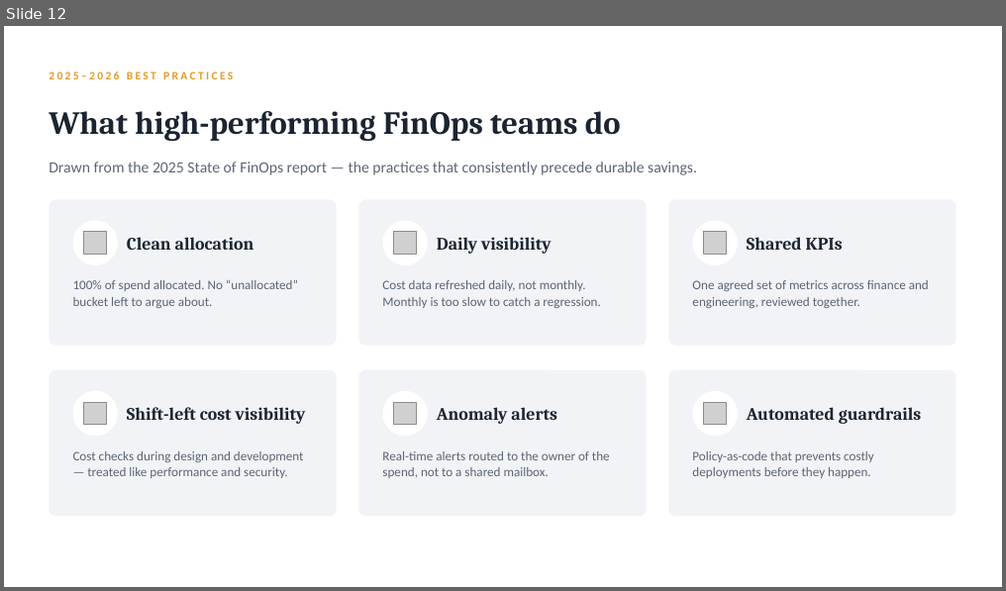
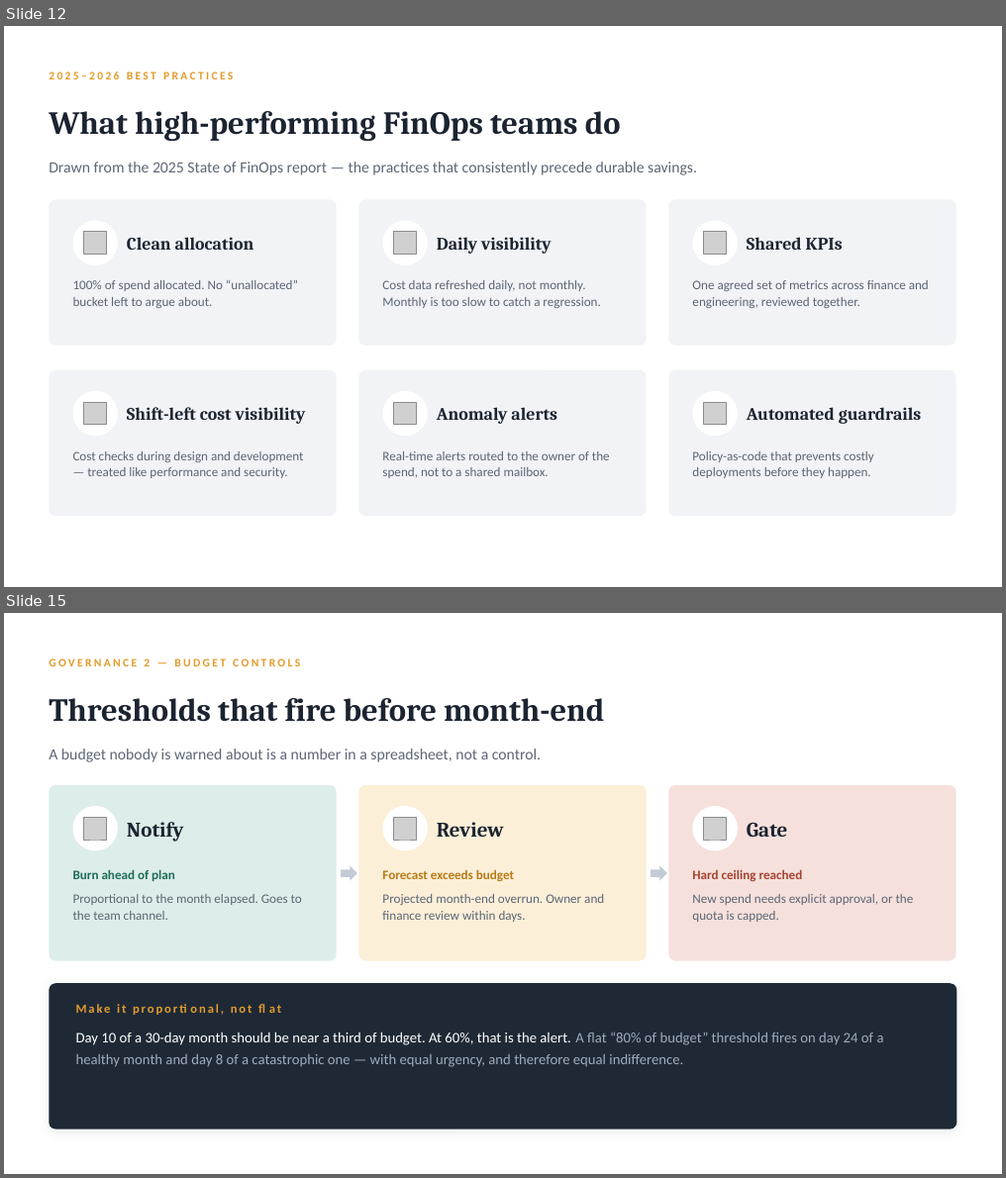
Before and after one commit to arielga5-code/Finops, a slide deck: presentations/finops-gaining-visibility-cfo.pptx. Shown one above the other, each under a label of ours: slide 12 before the commit, slides 12 and 15 after it; the slides between them are not shown. The pictures are 1006x591 and 1006x1178 pixels, drawn with LibreOffice and Linux fonts; fonts in the diff are those of the drawing; grey boxes stand for pictures. Boxes give left, top, right and bottom in pixels: in the first picture for what was removed or moved away, otherwise in the second. Text is boxed around its words. In the diff, an @@ line names an element or a change of style, - is before the commit and + after.

```diff
--- a/presentations/finops-gaining-visibility-cfo.pptx
+++ b/presentations/finops-gaining-visibility-cfo.pptx
@@ slide 15 added at (4, 613, 1002, 1174), background #FFFFFF @@
@@ text added at (49, 659, 300, 666), 11 pt, text #E39B2C, bold @@
+GOVERNANCE 2 — BUDGET CONTROLS
@@ text added at (49, 698, 604, 722), 31 pt, text #1B2430, bold @@
+Thresholds that fire before month-end
@@ text added at (49, 749, 541, 762), 15 pt, text #5C6675 @@
+A budget nobody is warned about is a number in a spreadsheet, not a control.
@@ rounded rectangle added at (49, 785, 337, 961), fill #DDEDE9 @@
@@ rounded rectangle added at (358, 785, 647, 961), fill #FBEFD8 @@
@@ rounded rectangle added at (668, 785, 956, 961), fill #F6E0DC @@
@@ ellipse added at (73, 806, 118, 851), fill #FFFFFF @@
@@ picture added at (84, 817, 107, 840) @@
@@ ellipse added at (383, 806, 428, 851), fill #FFFFFF @@
@@ picture added at (394, 817, 417, 840) @@
@@ ellipse added at (693, 806, 738, 851), fill #FFFFFF @@
@@ picture added at (704, 817, 727, 840) @@
@@ text added at (127, 822, 184, 842), 20 pt, text #1B2430, bold @@
+Notify
@@ text added at (437, 822, 504, 837), 20 pt, text #1B2430, bold @@
+Review
@@ text added at (746, 823, 788, 837), 20 pt, text #1B2430, bold @@
+Gate
@@ text added at (73, 869, 175, 881), 12.5 pt, text #1F6B5C, bold @@
+Burn ahead of plan
@@ right arrow added at (341, 866, 357, 881), fill #C3CBD5 @@
@@ text added at (382, 869, 514, 881), 12.5 pt, text #B87B18, bold @@
+Forecast exceeds budget
@@ right arrow added at (650, 866, 667, 881), fill #C3CBD5 @@
@@ text added at (692, 870, 803, 881), 12.5 pt, text #A6432F, bold @@
+Hard ceiling reached
@@ text added at (73, 894, 302, 920), 12.5 pt, text #5C6675 @@
+Proportional to the month elapsed. Goes to the team channel.
@@ text added at (382, 894, 604, 922), 12.5 pt, text #5C6675 @@
+Projected month-end overrun. Owner and finance review within days.
@@ text added at (692, 894, 914, 922), 12.5 pt, text #5C6675 @@
+New spend needs explicit approval, or the quota is capped.
@@ rounded rectangle added at (49, 983, 957, 1130), fill #1F2936 @@
@@ text added at (76, 996, 525, 1022), 12 pt, text #E39B2C, bold @@
+Make it proportional, not flat
@@ text added at (76, 1032, 884, 1067), 14 pt, text #9EABBA @@
+Day 10 of a 30-day month should be near a third of budget. At 60%, that is the alert. A flat “80% of budget” threshold fires on day 24 of a healthy month and day 8 of a catastrophic one — with equal urgency, and therefore equal indifference.
```
Also in this commit, not shown: 3 slides changed, 5 other slides added, 9 other files.
